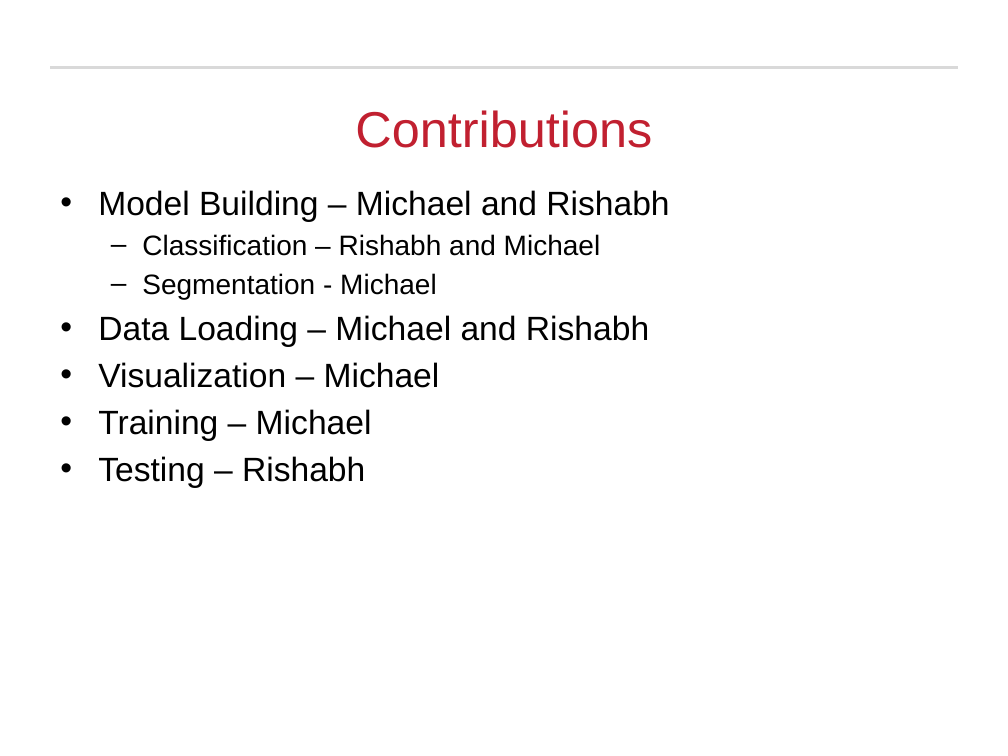
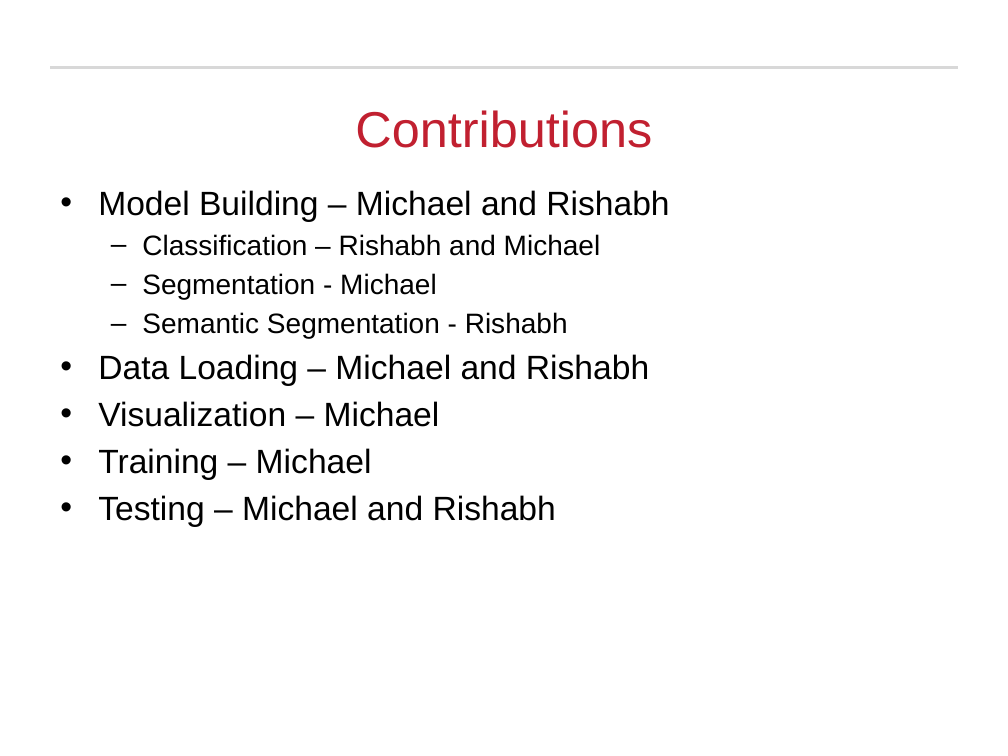
Before and after one commit to Michael-Hodges/PointNet, a slide deck: slide 23 of PowerPoints/EECE7398_Final_Project.pptx (slide 21 before the commit). Drawn at 1008x756 pixels with LibreOffice and Linux fonts; fonts in the diff are those of the drawing; background and template pictures are left out. Boxes give left, top, right and bottom in pixels: in the first picture for what was removed or moved away, otherwise in the second. Text is boxed around its words. In the diff, an @@ line names an element or a change of style, - is before the commit and + after.

```diff
--- a/PowerPoints/EECE7398_Final_Project.pptx
+++ b/PowerPoints/EECE7398_Final_Project.pptx
@@ text at box(98, 190, 669, 480): less space between paragraphs @@
@@ text at box(142, 312, 568, 338): paragraph added @@
+  – Semantic Segmentation - Rishabh
@@ text at box(98, 495, 556, 527): text changed @@
-• Testing – Rishabh
+• Testing – Michael and Rishabh
```
Also in this commit, not shown: 23 other slides changed, 2 slides added, 3 other files.
